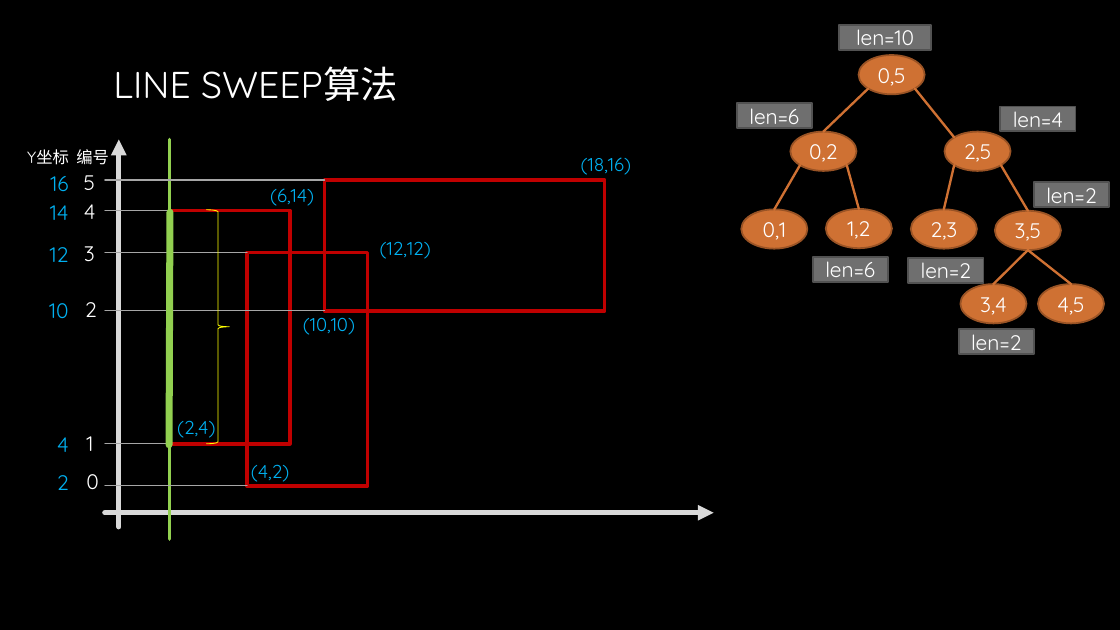
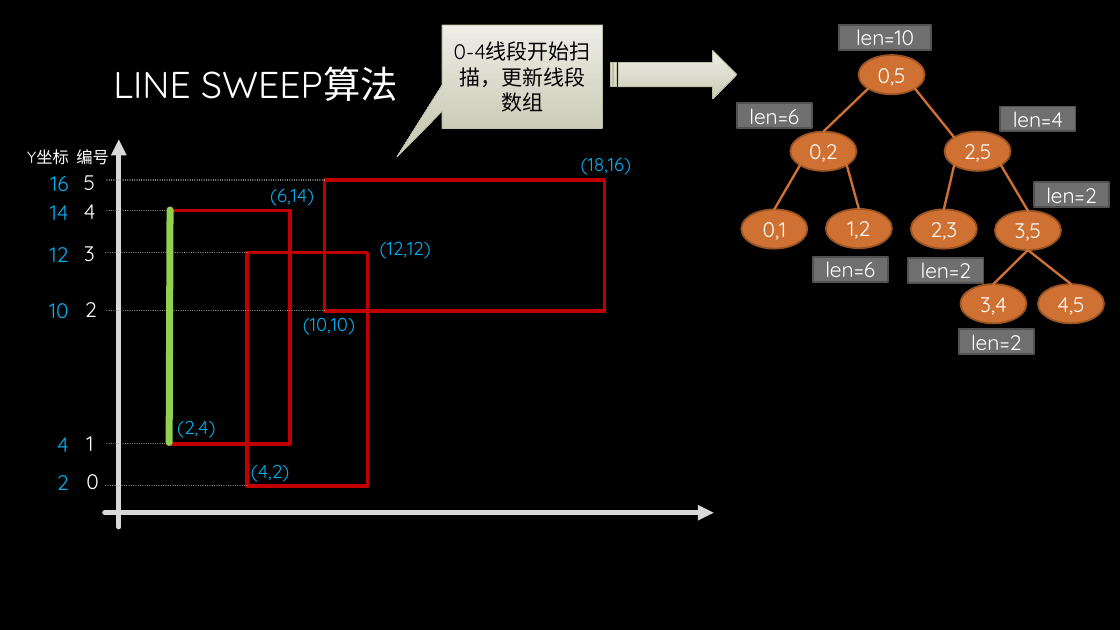
Before and after one commit to gzshawnliang/competitive-programming, a slide deck: slide 22 of doc/Other/RMQ问题.pptx. Drawn at 1120x630 pixels with LibreOffice and Linux fonts; fonts in the diff are those of the drawing; background and template pictures are left out. Boxes give left, top, right and bottom in pixels: in the first picture for what was removed or moved away, otherwise in the second. Text is boxed around its words. In the diff, an @@ line names an element or a change of style, - is before the commit and + after.

```diff
--- a/doc/Other/RMQ问题.pptx
+++ b/doc/Other/RMQ问题.pptx
@@ speech box added at (442, 25, 602, 129), fill gradient #EEEEE8 to #CCCCBA, outline #BFBFA5 0.75 pt, 18 pt, text #000000 @@
+0-4线段开始扫描，更新线段数组
@@ striped right arrow added at (611, 50, 737, 98), fill gradient #EEEEE8 to #CCCCBA, outline #BFBFA5 0.75 pt @@
@@ line removed from (170, 139) to (170, 539) @@
@@ line (324, 180) - (105, 180): stroke #A6A6A6 1 pt to #A6A6A6 1 pt dashed @@
@@ line (170, 210) - (105, 210): stroke #A6A6A6 1 pt to #A6A6A6 1 pt dashed @@
@@ right brace removed at (207, 210, 229, 444) @@
@@ line (247, 253) - (105, 253): stroke #A6A6A6 1 pt to #A6A6A6 1 pt dashed @@
@@ line (324, 311) - (105, 311): stroke #A6A6A6 1 pt to #A6A6A6 1 pt dashed @@
@@ line (170, 444) - (105, 444): stroke #A6A6A6 1 pt to #A6A6A6 1 pt dashed @@
@@ line (247, 486) - (105, 486): stroke #A6A6A6 1 pt to #A6A6A6 1 pt dashed @@
```
